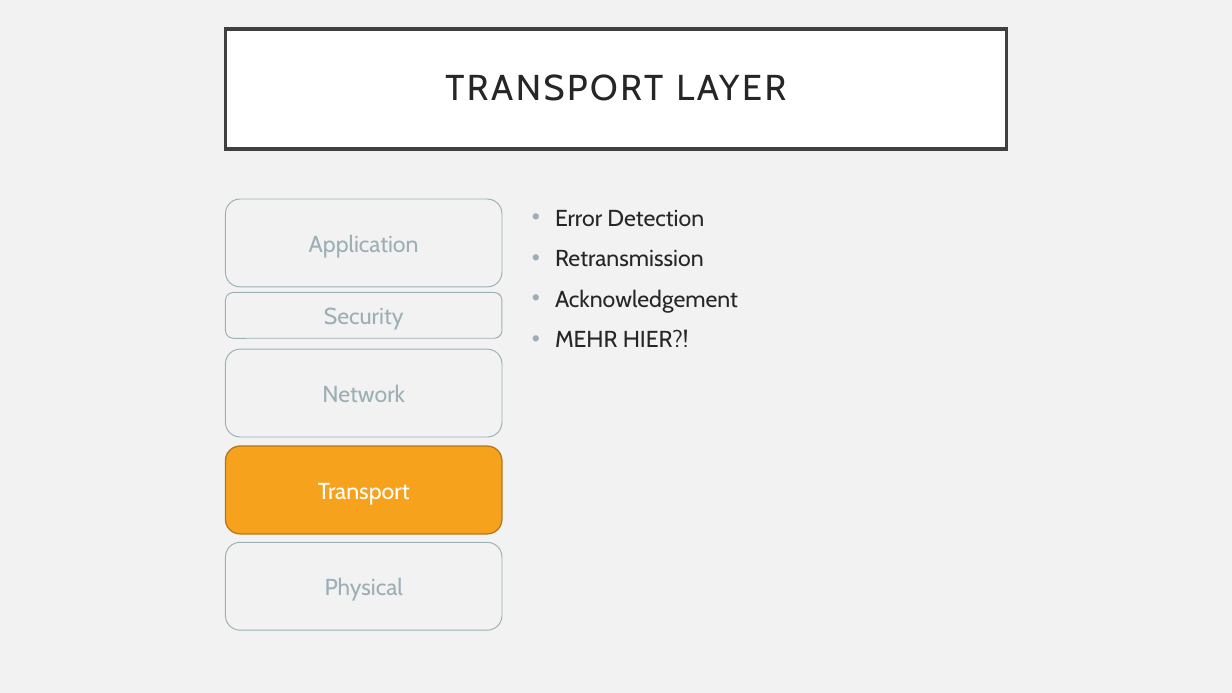
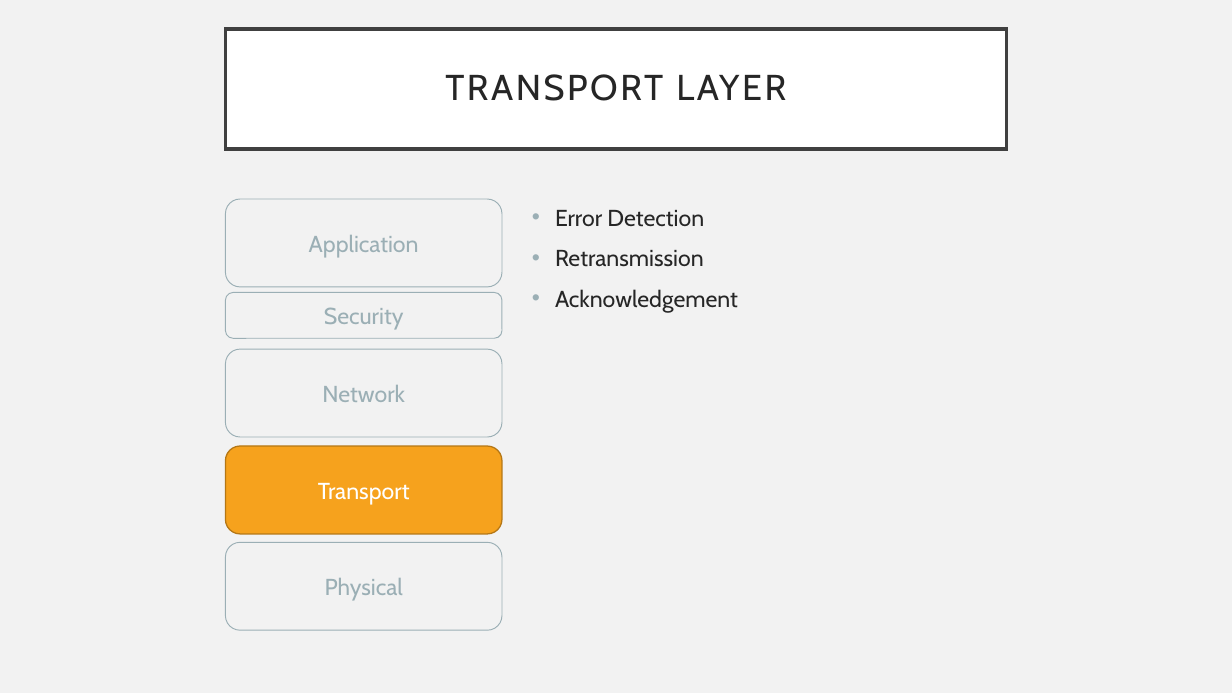
Before and after one commit to die-z-welle/zwave-factsheet, a slide deck: slide 11 of Z-Wave_Presentation_backup.pptx (slide 13 before the commit). Drawn at 1232x693 pixels with LibreOffice and Linux fonts; fonts in the diff are those of the drawing; background and template pictures are left out. Boxes give left, top, right and bottom in pixels: in the first picture for what was removed or moved away, otherwise in the second. Text is boxed around its words. In the diff, an @@ line names an element or a change of style, - is before the commit and + after.

```diff
--- a/Z-Wave_Presentation_backup.pptx
+++ b/Z-Wave_Presentation_backup.pptx
@@ text at bbox=[555, 329, 689, 347]: paragraph removed @@
-• MEHR HIER?!
```
Also in this commit, not shown: 2 other slides changed.
